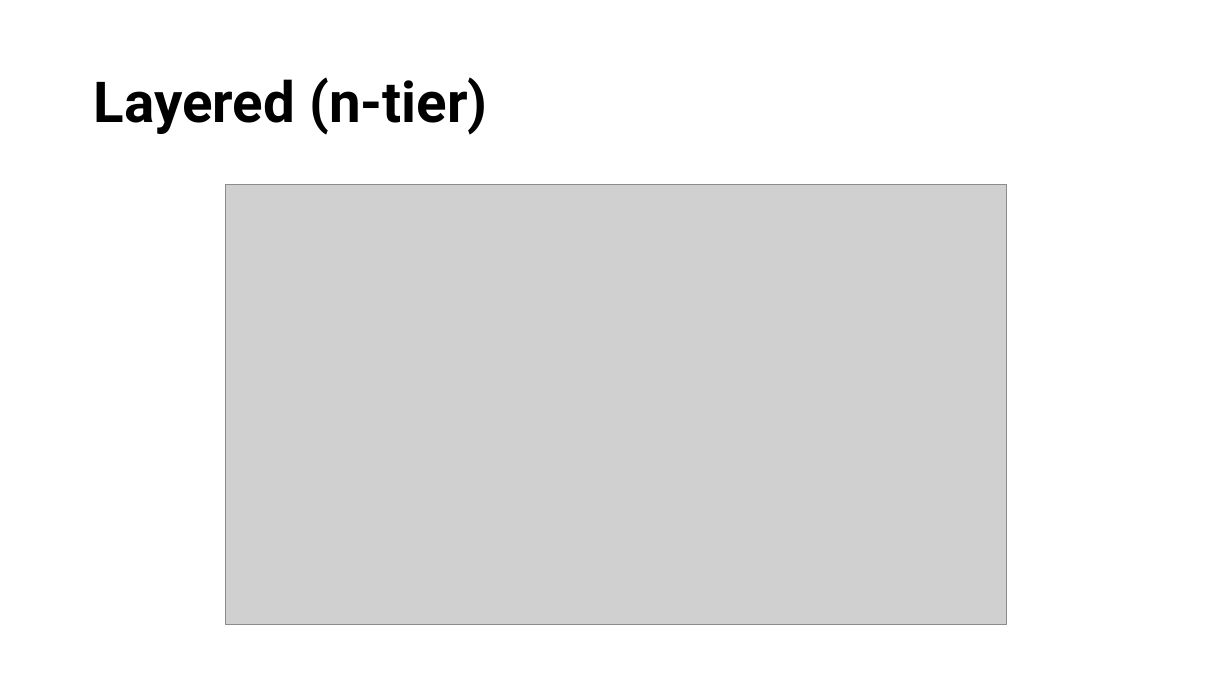
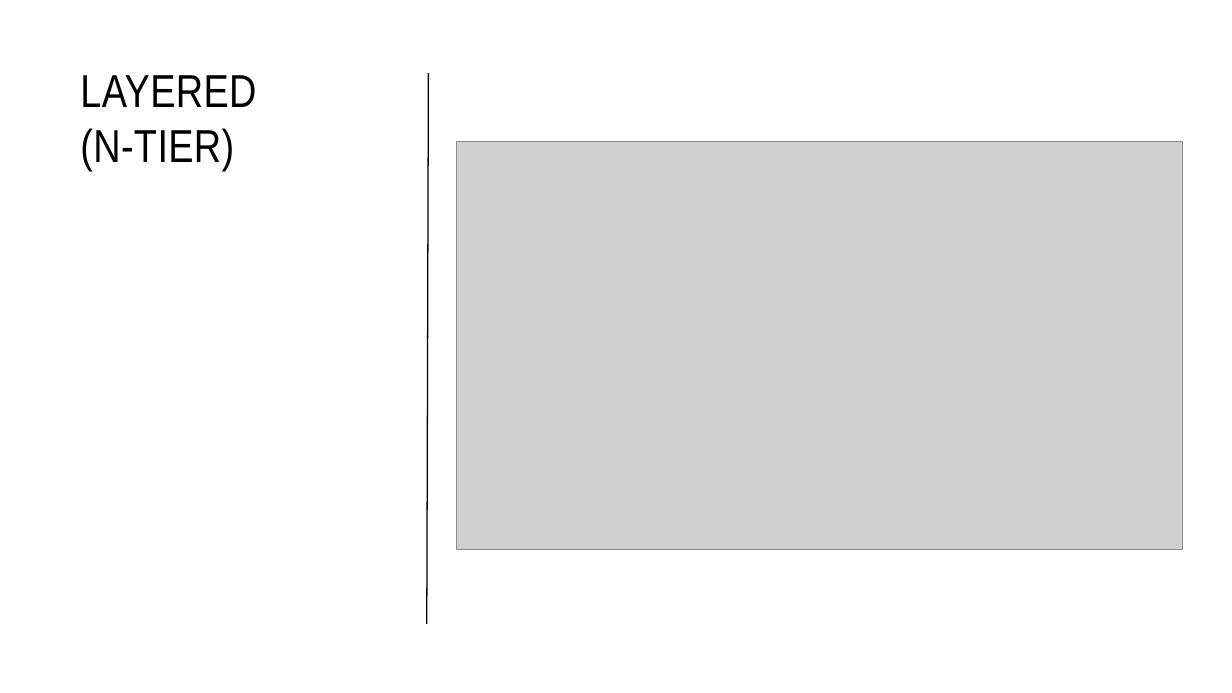
Before and after one commit to JonathanSolisP/design-course, a slide deck: slide 6 of Semana 6/Software Architecture.pptx (slide 5 before the commit). Drawn at 1232x693 pixels with LibreOffice and Linux fonts; fonts in the diff are those of the drawing; grey boxes stand for pictures. Boxes give left, top, right and bottom in pixels: in the first picture for what was removed or moved away, otherwise in the second. Text is boxed around its words. In the diff, an @@ line names an element or a change of style, - is before the commit and + after.

```diff
--- a/Semana 6/Software Architecture.pptx
+++ b/Semana 6/Software Architecture.pptx
@@ title "LAYERED (N-TIER)" at (80,75,256,171): vertical alignment middle to top @@
@@ title at (80,75,256,171): text changed; size 44 to 36 pt; font Roboto to Arial Narrow; bold off @@
-Layered (n-tier)
+LAYERED
+(N-TIER)
@@ line added from (427, 624) to (429, 73), #000000 1 pt @@
@@ picture: place and size @@
-picture at (226,185,1007,625)
+picture at (457,141,1182,550)
```
Also in this commit, not shown: 12 other slides changed, 7 slides added, 38 other files.
